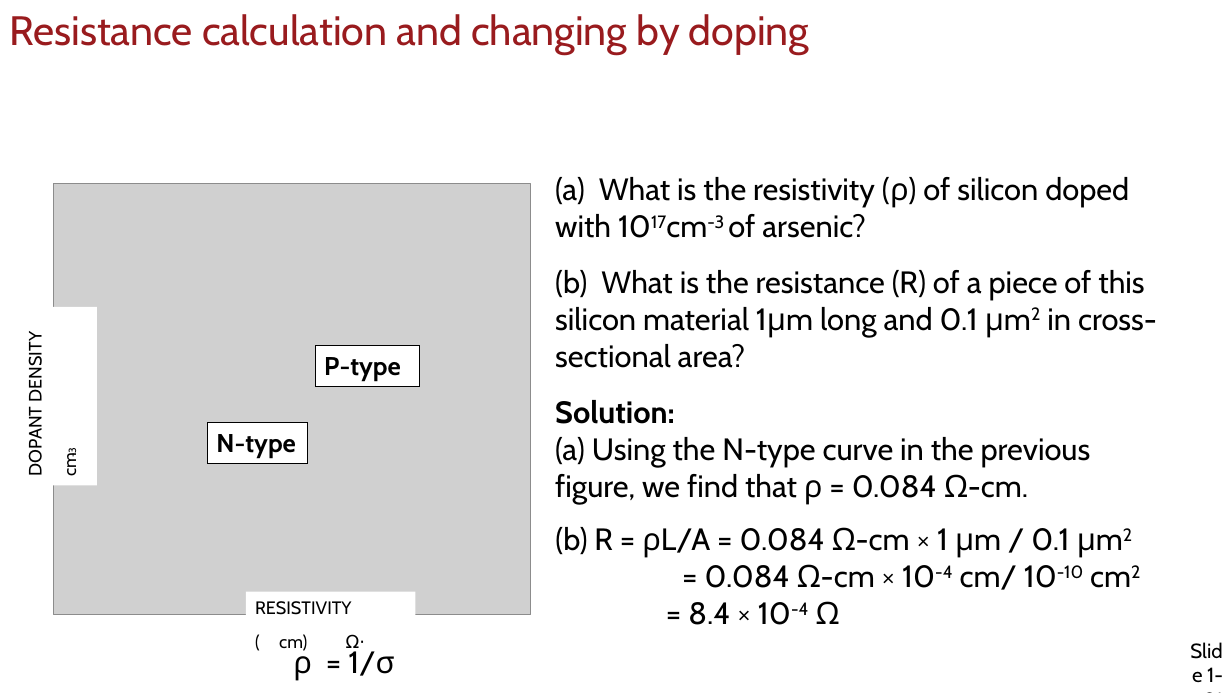
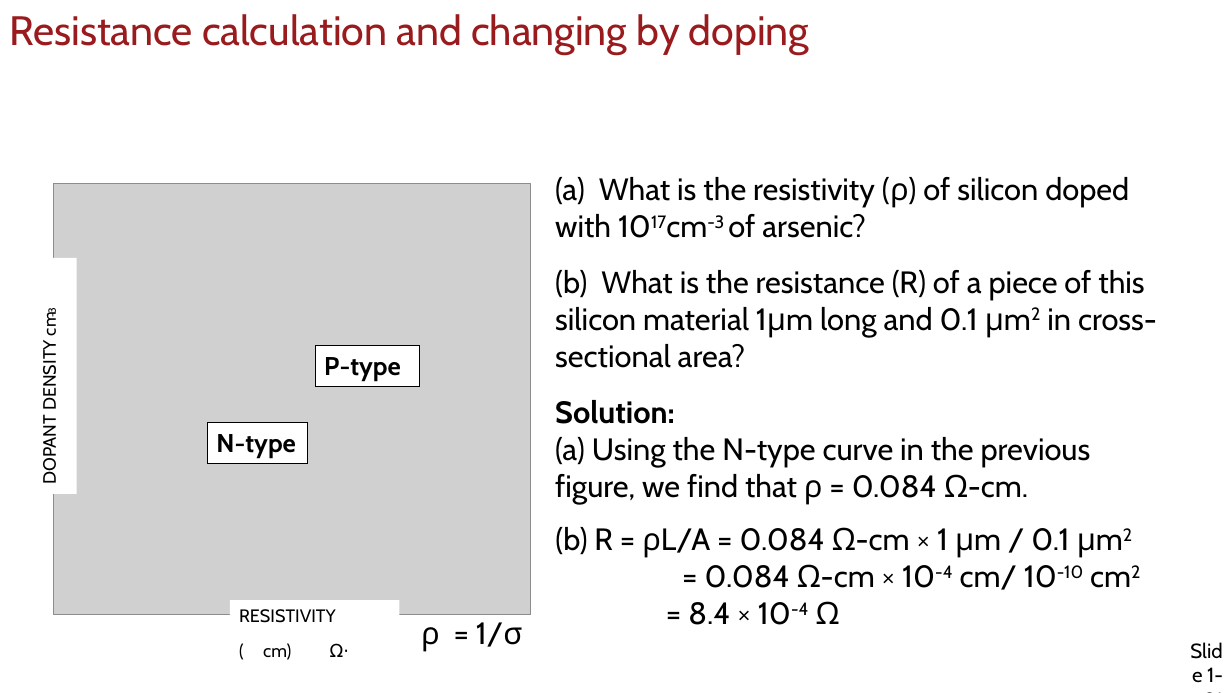
Before and after one commit to uscee105/ee105, a slide deck: slide 21 of assets/module-2-device/mod-2-lecture-9-devices-1.pptx. Drawn at 1232x693 pixels with LibreOffice and Linux fonts; fonts in the diff are those of the drawing; grey boxes stand for pictures; background and template pictures are left out. Boxes give left, top, right and bottom in pixels: in the first picture for what was removed or moved away, otherwise in the second. Text is boxed around its words. In the diff, an @@ line names an element or a change of style, - is before the commit and + after.

```diff
--- a/assets/module-2-device/mod-2-lecture-9-devices-1.pptx
+++ b/assets/module-2-device/mod-2-lecture-9-devices-1.pptx
@@ rectangle "DOPANT DENSITY cm-3": place and size @@
-rectangle "DOPANT DENSITY cm-3" at bbox=[19, 307, 97, 485]
+rectangle "DOPANT DENSITY cm-3" at bbox=[20, 258, 77, 494]
@@ rectangle "RESISTIVITY (Ω⋅cm)": place and size @@
-rectangle "RESISTIVITY (Ω⋅cm)" at bbox=[246, 592, 415, 648]
+rectangle "RESISTIVITY (Ω⋅cm)" at bbox=[230, 600, 399, 656]
@@ text "ρ = 1/σ" rewrapped from bbox=[293, 644, 394, 681] to bbox=[421, 622, 522, 652] @@
```
Also in this commit, not shown: 4 other slides changed, 6 slides removed, 10 other files.
